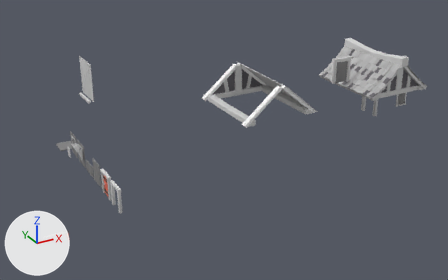
Before and after pictures for a commit that changed the Blender file Project/Blender/HouseParts.blend.
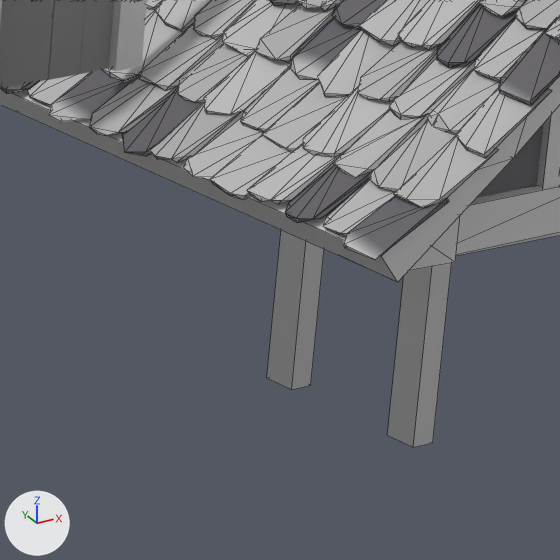
The first picture shows the older version from a 50 mm lens placed at (-33.2, -35.8, 18.3), pointed at (-9.2, 7.7, -3.4). The close-ups show both versions on the part from 75% to 87% of the width and 27% to 45% of the height of that picture; other places that the commit changed are outside them. Arrows for +X, +Y and +Z are at lower left; the lights stay in place. The close-ups show mesh edges as thin lines.

The older version as bpy lines, for what is in view:
```python
me_cube_058 = bpy.data.meshes.new('Cube.058')
me_cube_058.from_pydata(...)  # 36 vertices, 42 faces; spans x -0.84..0.84, y 0.0..1.9, z -0.12..0.12
me_cube_058.materials.append(mat_material_01_001)  # picture img_texture_01_png_002
me_cube_146 = bpy.data.meshes.new('Cube.146')
me_cube_146.from_pydata(...)  # 177 vertices, 223 faces; spans x -0.84..0.84, y 0.0..1.92, z -0.12..0.12
me_cube_146.materials.append(mat_material_01)  # picture img_texture_01_png_007
me_cube_1539 = bpy.data.meshes.new('Cube.1539')
me_cube_1539.from_pydata(...)  # 2656 vertices, 3284 faces; spans x -2.93..2.93, y 2.51..5.46, z -3.32..3.32
me_cube_1539.materials.append(mat_material_01_005)  # picture img_texture_01_png_001
ob_door_01 = bpy.data.objects.new('Door_01', me_cube_146)
ob_door_01.location = (-3.212, 0.0, 3.171)
ob_door_01.rotation_euler = (1.571, 0.0, 0.0)  # degrees (90, 0, 0)
ob_door_02_007 = bpy.data.objects.new('Door_02.007', me_cube_058)
ob_door_02_007.location = (0.0, 0.0, 0.0)
ob_door_02_007.rotation_euler = (1.571, 0.0, -1.571)  # degrees (90, 0, -90)
ob_roof_01 = bpy.data.objects.new('Roof_01', me_cube_1539)
ob_roof_01.location = (0.0, 0.0, 0.0)
ob_roof_01.rotation_euler = (1.571, 0.0, 0.0)  # degrees (90, 0, 0)
```
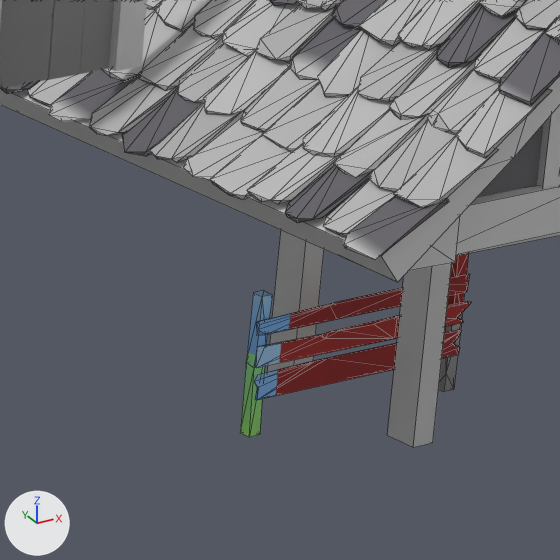
Where the newer file only moved an object's origin or applied its transform, the numbers keep the older frame.

Pixel boxes [x1, y1, x2, y2] of what changed, in the close-ups (560 x 560 px):
```json
{"object": "Fence_04", "change": "added", "after": [240, 253, 471, 437], "on screen": "red"}
```

Scene script edits in JSON lines:
```json
{"op": "add", "block": "mat_material_01_008", "code": ["mat_material_01_008 = principled_material('Material_01.008')", "mat_material_01_008.texture = img_texture_01_png_001", "mat_material_01_008.roughness = 0.8"]}
{"op": "add", "block": "me_cube_016", "code": ["me_cube_016 = bpy.data.meshes.new('Cube.016')", "me_cube_016.from_pydata(...)  # 89 vertices, 158 faces; spans x -1.07..1.06, y -0.01..1.13, z -0.06..0.08", "me_cube_016.materials.append(mat_material_01_008)  # picture img_texture_01_png_001"]}
{"op": "add", "block": "ob_fence_04", "code": ["ob_fence_04 = bpy.data.objects.new('Fence_04', me_cube_016)", "ob_fence_04.location = (0.0, 0.0, 0.0)", "ob_fence_04.rotation_euler = (1.571, 0.0, 0.0)  # degrees (90, 0, 0)"]}
```
